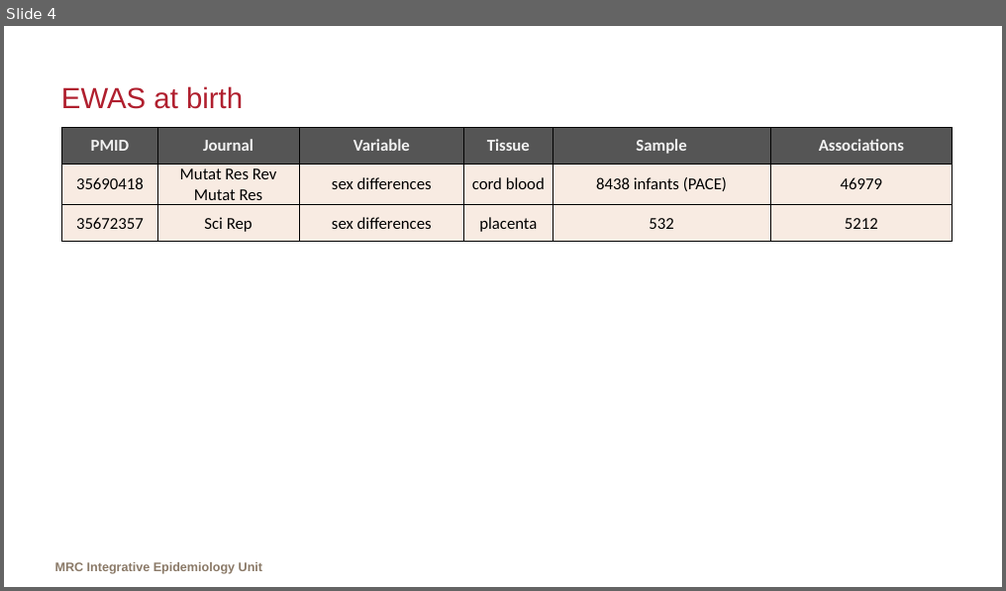
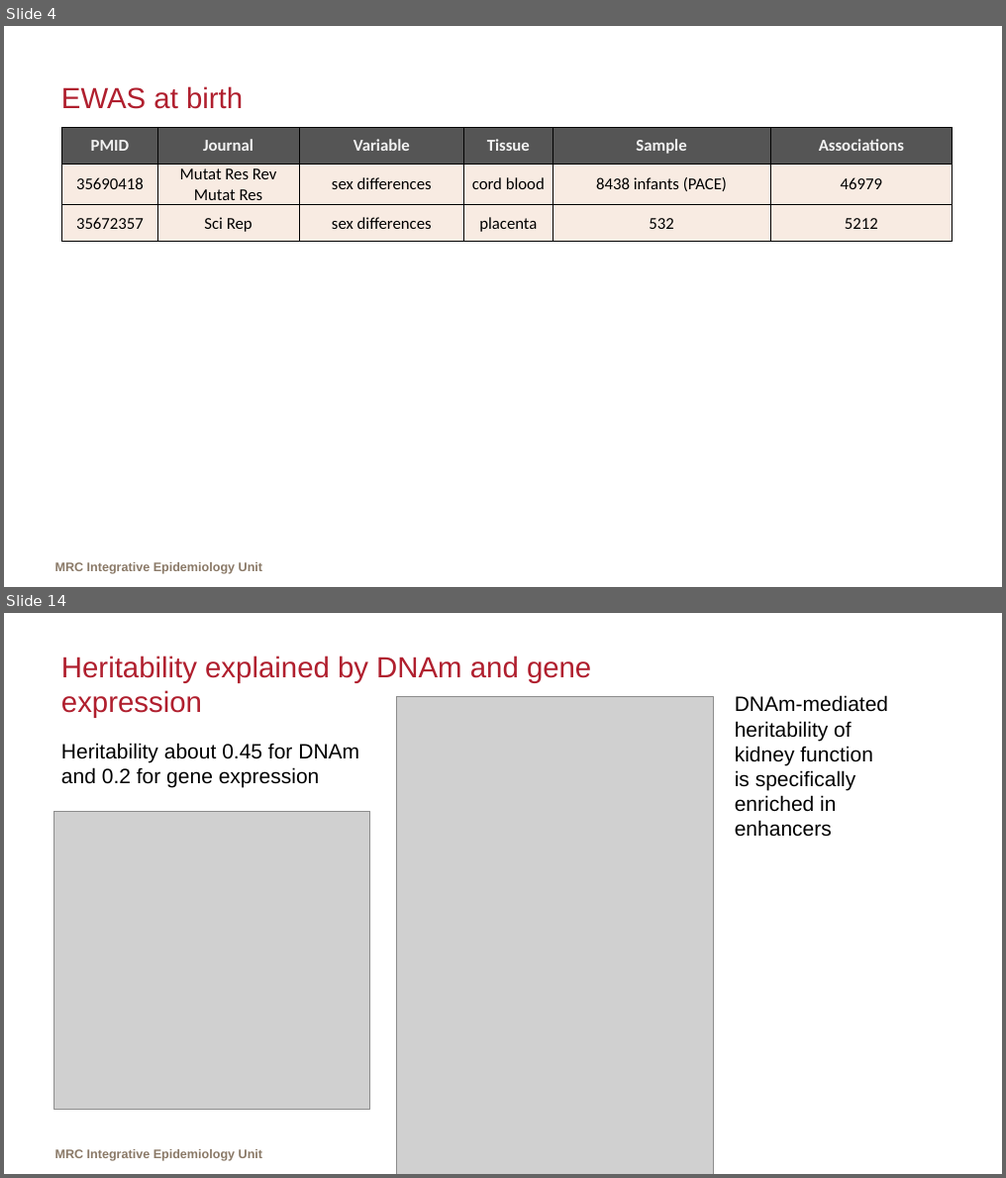
Before and after one commit to MRCIEU/epigenetics-journal-club, a slide deck: docs/presentations/20220620/slides.pptx. Shown one above the other, each under a label of ours: slide 4 before the commit, slides 4 and 14 after it; the slides between them are not shown. The pictures are 1006x591 and 1006x1178 pixels, drawn with LibreOffice and Linux fonts; fonts in the diff are those of the drawing; grey boxes stand for pictures; background and template pictures are left out. Boxes give left, top, right and bottom in pixels: in the first picture for what was removed or moved away, otherwise in the second. Text is boxed around its words. In the diff, an @@ line names an element or a change of style, - is before the commit and + after.

```diff
--- a/docs/presentations/20220620/slides.pptx
+++ b/docs/presentations/20220620/slides.pptx
@@ slide 14 added at [4,613,1002,1174], background picture (left out); not listed: 1 template element that a slide beside it also shows @@
@@ title added at [61,656,591,718], 28 pt, text #B01F2E @@
+Heritability explained by DNAm and gene expression
@@ picture added at [397,697,714,1174] @@
@@ text added at [735,695,888,837], 20 pt, text #000000 @@
+DNAm-mediated heritability of kidney function is specifically enriched in enhancers
@@ text added at [61,743,359,788], 20 pt, text #000000 @@
+Heritability about 0.45 for DNAm and 0.2 for gene expression
@@ picture added at [54,811,371,1110] @@
```
Also in this commit, not shown: 12 other slides added, 1 slide removed, 1 other file.
